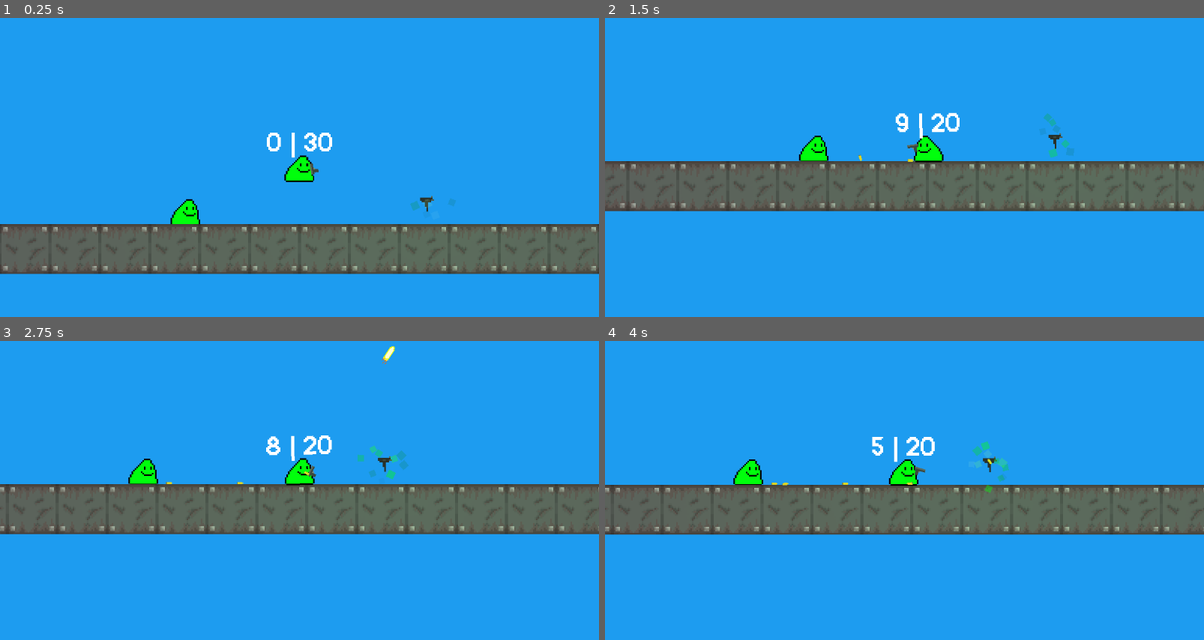
Above: before the commit, frames 1-4 (two rows, left to right).
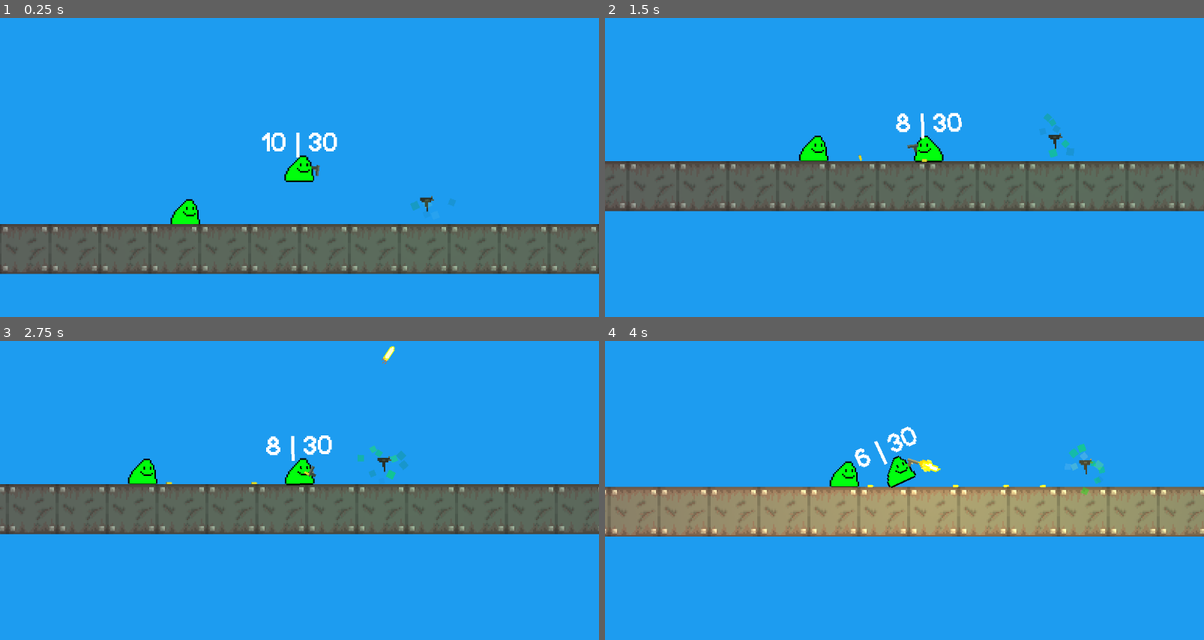
Above: after the commit, the same moments.

Repository: a0fefd/blobs-with-guns-remastered
Game: Godot game, scene res://scenes/levels/world.tscn
The game is run twice, just before and just after one commit, with the same random seed, the same clock (stepped at 60 frames per second) and the same inputs.
Inputs (mouse positions are in pixels of both pictures, inside the frame that each line leads up to):
- Up to frame 1 (0.25 s): no input
- Up to frame 2 (1.5 s): move the mouse to (1036, 131) at 0.52 s; press the mouse at (1036, 131) at 0.53 s; move the mouse to (784, 164) at 1.27 s; release the mouse at (784, 164) at 1.28 s; click (784, 164) at 1.35 s
- Up to frame 3 (2.75 s): move the mouse to (359, 397) at 2.02 s; hold F (focus) from 2.03 s (still down); click (359, 397) at 2.3 s
- Up to frame 4 (4 s): move the mouse to (874, 538) at 2.77 s; release F (focus) at 2.78 s; tap Mouse wheel up (next_gun) at 2.85 s; click (874, 538) at 3.05 s; move the mouse to (1084, 523) at 3.52 s; press the mouse at (1084, 523) at 3.53 s; tap Mouse wheel down (prev_gun) at 3.6 s

The runs differ from the first frame. In frame 1, 0.5% of the frame differs, in the area x 43-57%, y 38-53%; in frame 2, 0.3%; in frame 3, 0.2%; in frame 4, 19%, in the area x 0-100%, y 28-66%.

Commit message:
Add equip animation

Diff:
--- a/scenes/guns/gun.tscn
+++ b/scenes/guns/gun.tscn
@@ -43,6 +43,35 @@
 "transitions": PackedFloat32Array(1),
 "update": 1,
 "values": [false]
+}
+
+[sub_resource type="Animation" id="Animation_f4sj6"]
+resource_name = "equip"
+length = 0.3
+step = 0.01
+tracks/0/type = "value"
+tracks/0/imported = false
+tracks/0/enabled = true
+tracks/0/path = NodePath(".:rotation")
+tracks/0/interp = 1
+tracks/0/loop_wrap = true
+tracks/0/keys = {
+"times": PackedFloat32Array(0, 0.3),
+"transitions": PackedFloat32Array(1, 1),
+"update": 0,
+"values": [1.309, -6.28319]
+}
+tracks/1/type = "value"
+tracks/1/imported = false
+tracks/1/enabled = true
+tracks/1/path = NodePath(".:position")
+tracks/1/interp = 1
+tracks/1/loop_wrap = true
+tracks/1/keys = {
+"times": PackedFloat32Array(0, 0.3),
+"transitions": PackedFloat32Array(1, 1),
+"update": 0,
+"values": [Vector2(-2, 5), Vector2(0, 0)]
 }
 
 [sub_resource type="Animation" id="Animation_gatvx"]
@@ -116,9 +145,6 @@
 "values": [true, false]
 }
 
-[sub_resource type="Animation" id="Animation_f4sj6"]
-resource_name = "equip"
-
 [sub_resource type="AnimationLibrary" id="AnimationLibrary_xhcu1"]
 _data = {
 "RESET": SubResource("Animation_3mqgm"),
--- a/scripts/gun.gd
+++ b/scripts/gun.gd
@@ -21,7 +21,7 @@
 var world
 var can_shoot := true
 var reloading := false
-var ammo_in_mag: int = 0
+var ammo_in_mag := mag_size
 var facing: Vector2
 var equipped := false
 
@@ -34,7 +34,6 @@
 
 func _ready():
 	shoot_timer.wait_time = 1 / rounds_per_second
-	reload()
 
 
 func _process(_delta):
@@ -81,10 +80,11 @@
 
 
 func fire():
+	animation_player.stop()
+	animation_player.play("shoot")
+
 	fired.emit(-Vector2(recoil, 0).rotated(rotation))
 	ammo_changed.emit(ammo_in_mag, ammo)
-	animation_player.stop()
-	animation_player.play("shoot")
 
 	if shotgun:
 		for i in range(num_bullets):
@@ -105,7 +105,7 @@
 
 func equip():
 	show()
-	equipped = true
+	animation_player.play("equip")
 	ammo_changed.emit(ammo_in_mag, ammo)
 
 
@@ -132,4 +132,7 @@
 			ammo_in_mag = ammo
 			ammo = 0
 
-		ammo_changed.emit(ammo_in_mag, ammo)
+	elif anim_name == "equip":
+		equipped = true
+
+	ammo_changed.emit(ammo_in_mag, ammo)
